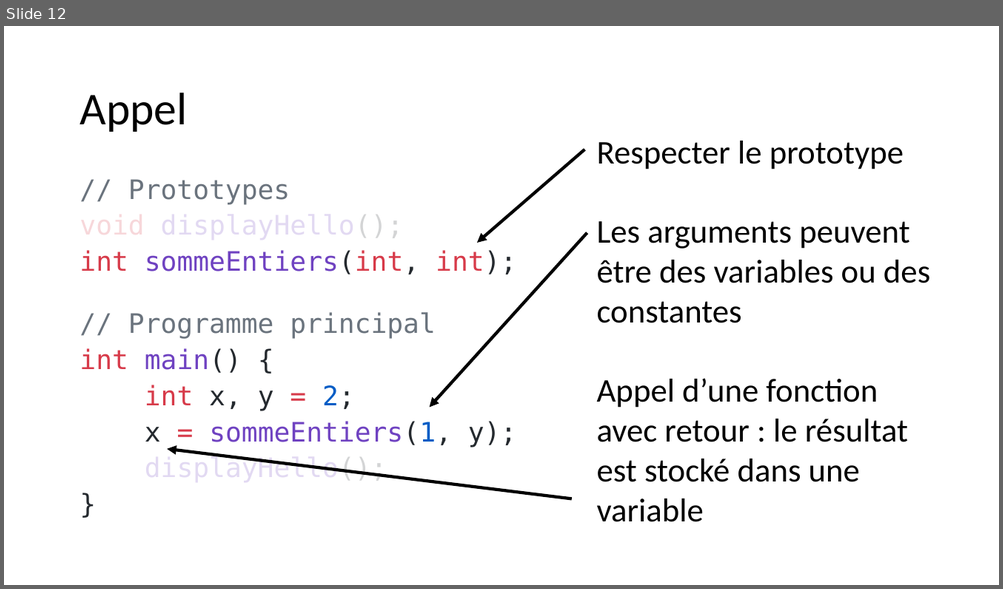
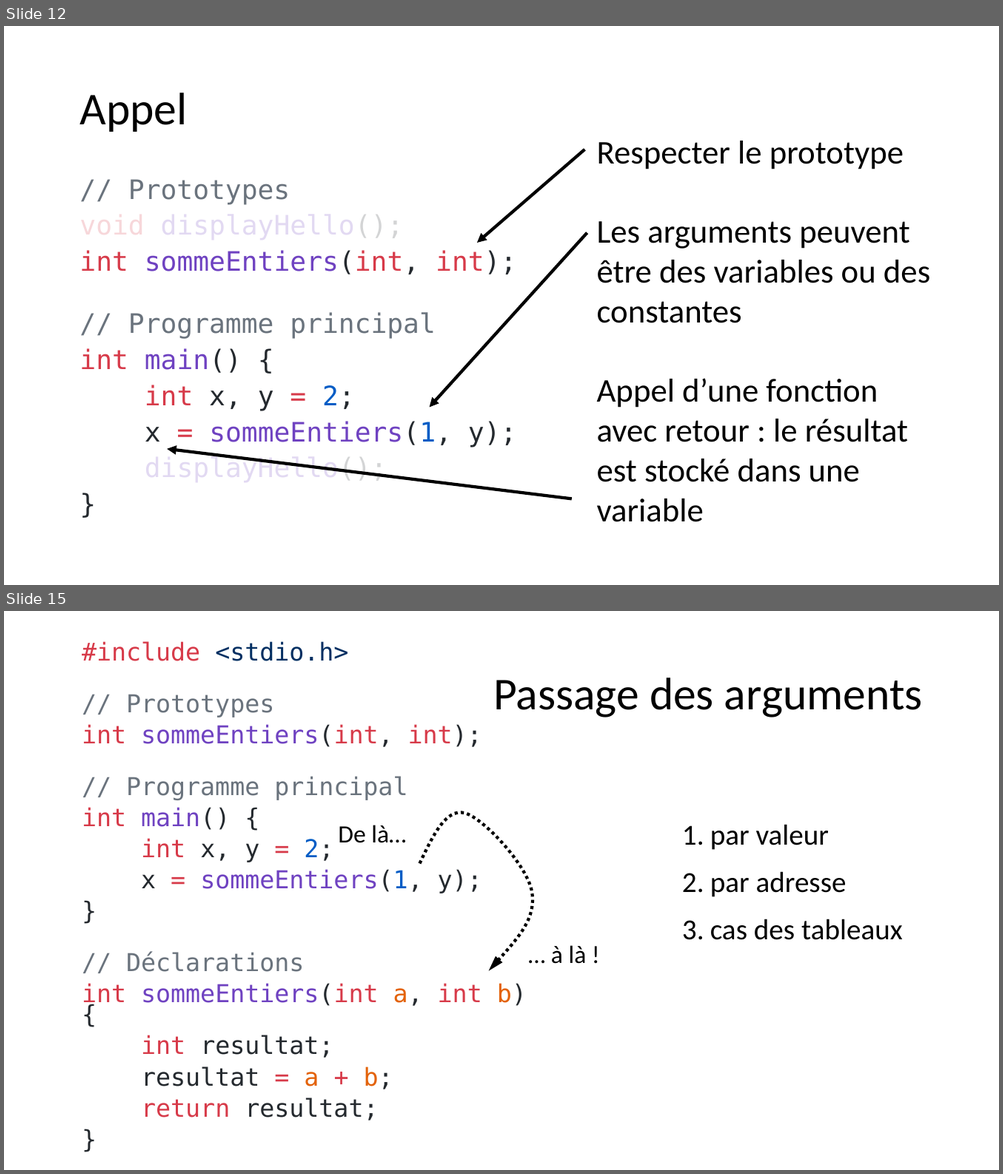
Before and after one commit to Firestorm49/bts-1, a slide deck: 02_C/05_Fonctions/Fonctions.pptx. Shown one above the other, each under a label of ours: slide 12 before the commit, slides 12 and 15 after it; the slides between them are not shown. The pictures are 1003x589 and 1003x1174 pixels, drawn with LibreOffice and Linux fonts; fonts in the diff are those of the drawing. Boxes give left, top, right and bottom in pixels: in the first picture for what was removed or moved away, otherwise in the second. Text is boxed around its words. In the diff, an @@ line names an element or a change of style, - is before the commit and + after.

```diff
--- a/02_C/05_Fonctions/Fonctions.pptx
+++ b/02_C/05_Fonctions/Fonctions.pptx
@@ slide 15 added at (4,611,999,1170), background #FFFFFF @@
@@ text added at (82,641,526,1121), 23.8 pt, text #24292E @@
+#include <stdio.h>
+// Prototypes
+int sommeEntiers(int, int);
+// Programme principal
+int main() {
+int x, y = 2;
+x = sommeEntiers(1, y);
+}
+// Déclarations
+int sommeEntiers(int a, int b) {
+int resultat;
+resultat = a + b;
+return resultat;
+}
@@ title added at (493,678,922,718), 44 pt, text #000000 @@
+Passage des arguments
@@ text added at (338,825,406,843), 24 pt, text #000000 @@
+De là…
@@ freeform shape added at (420,812,532,971), outline #000000 3 pt dashed @@
@@ text added at (710,824,902,940), 28 pt, text #000000 @@
+1. par valeur
+2. par adresse
+3. cas des tableaux
@@ text added at (551,945,586,964), 24 pt, text #000000 @@
+… à là !
```
Also in this commit, not shown: 1 slide changed, 11 other slides added, 6 other files.
